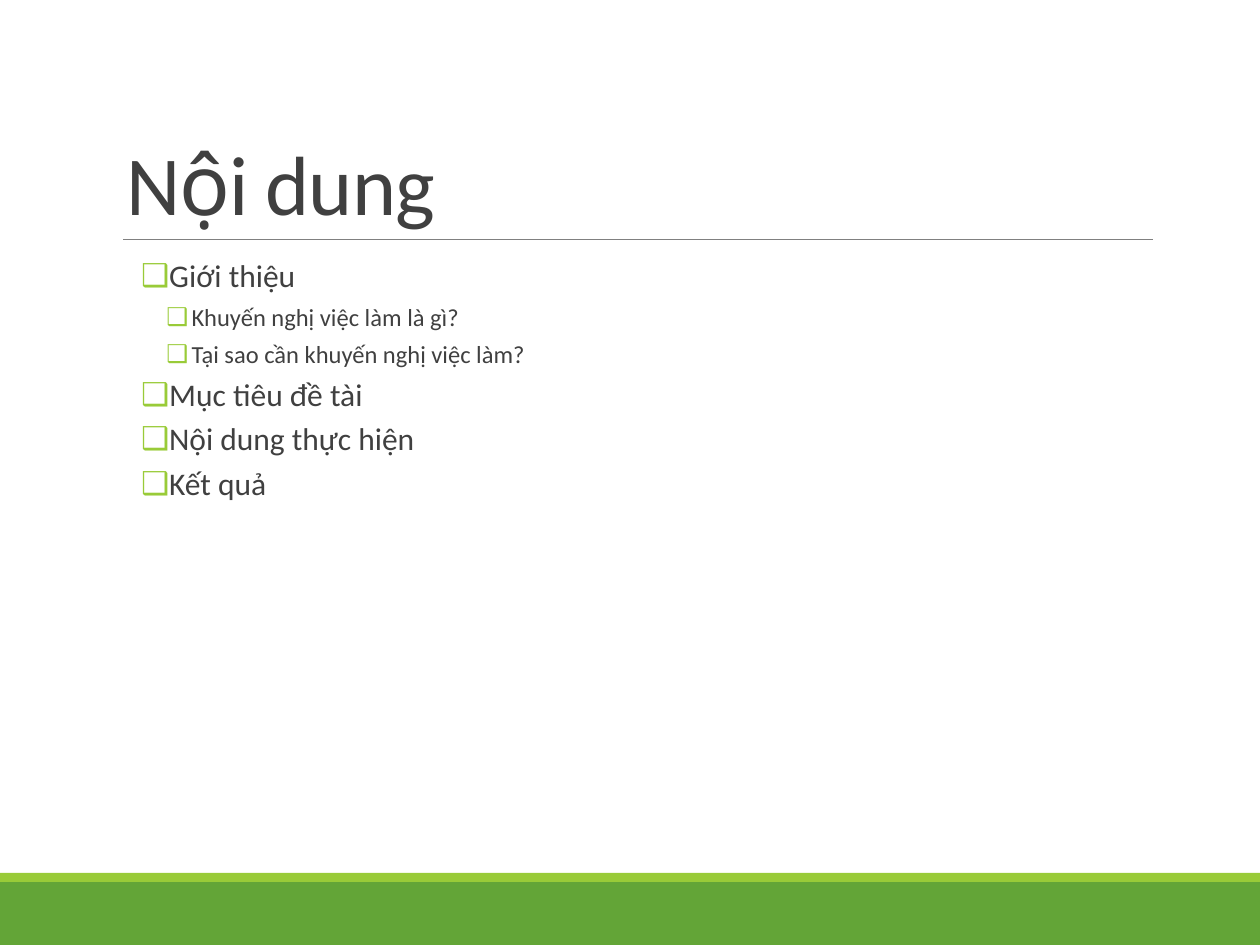
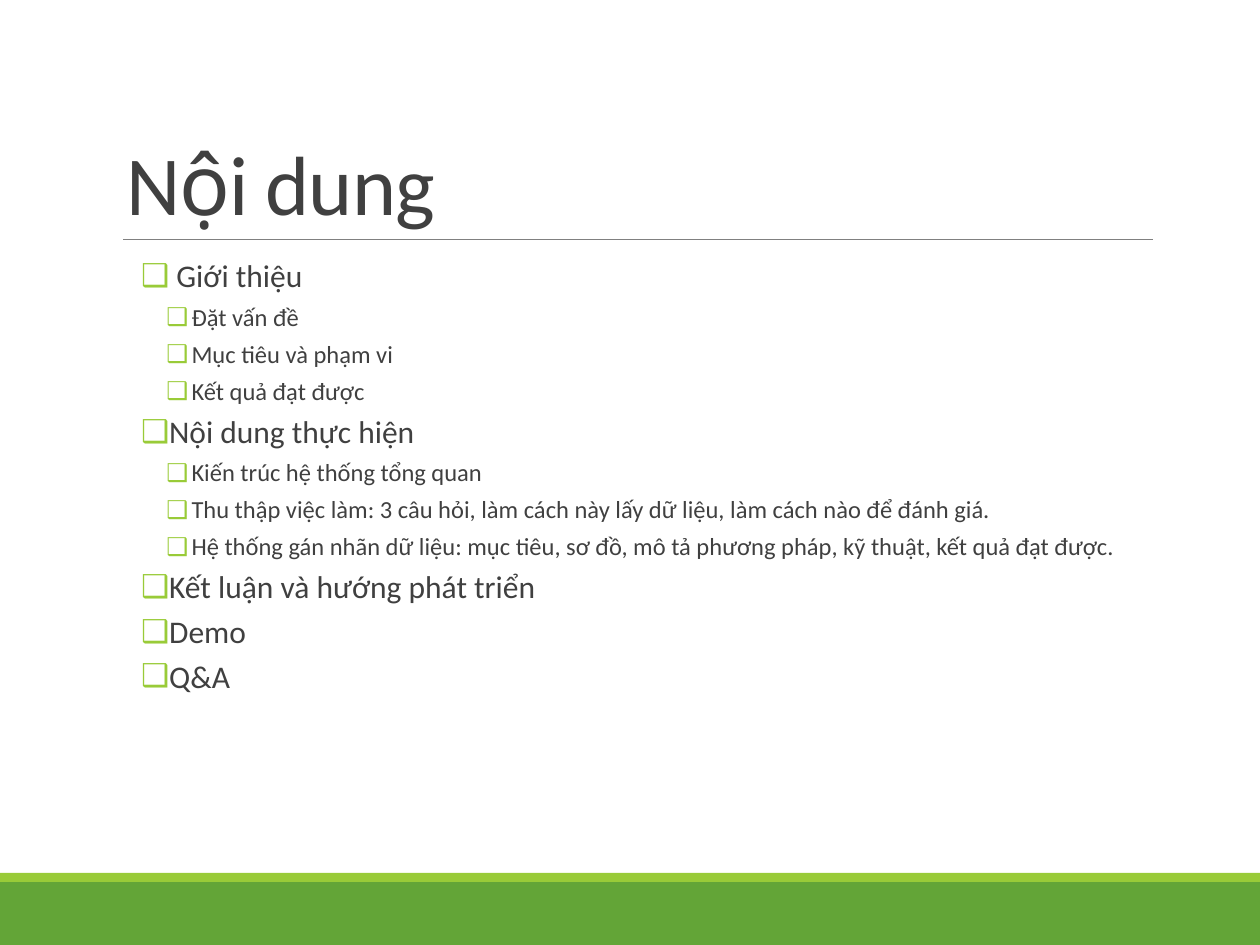
Before and after one commit to luanft/web-feedback-system, a slide deck: slide 2 of Document/slide/Job-rec-slide.pptx. Drawn at 1260x945 pixels with LibreOffice and Linux fonts; fonts in the diff are those of the drawing; background and template pictures are left out. Boxes give left, top, right and bottom in pixels: in the first picture for what was removed or moved away, otherwise in the second. Text is boxed around its words. In the diff, an @@ line names an element or a change of style, - is before the commit and + after.

```diff
--- a/Document/slide/Job-rec-slide.pptx
+++ b/Document/slide/Job-rec-slide.pptx
@@ text at (x1=192, y1=307, x2=393, y2=404): text changed @@
-    ❑ Khuyến nghị việc làm là gì?
-    ❑ Tại sao cần khuyến nghị việc làm?
-  ❑ Mục tiêu đề tài
+    ❑ Đặt vấn đề
+    ❑ Mục tiêu và phạm vi
+    ❑ Kết quả đạt được
@@ text at (x1=169, y1=462, x2=1113, y2=692): text changed; size 18 to 14 pt @@
-  ❑ Kết quả
+    ❑ Kiến trúc hệ thống tổng quan
+    ❑ Thu thập việc làm: 3 câu hỏi, làm cách này lấy dữ liệu, làm cách nào để đánh giá.
+    ❑ Hệ thống gán nhãn dữ liệu: mục tiêu, sơ đồ, mô tả phương pháp, kỹ thuật, kết quả đạt được.
+  ❑ Kết luận và hướng phát triển
+  ❑ Demo
+  ❑ Q&A
```
Also in this commit, not shown: 44 other files.
